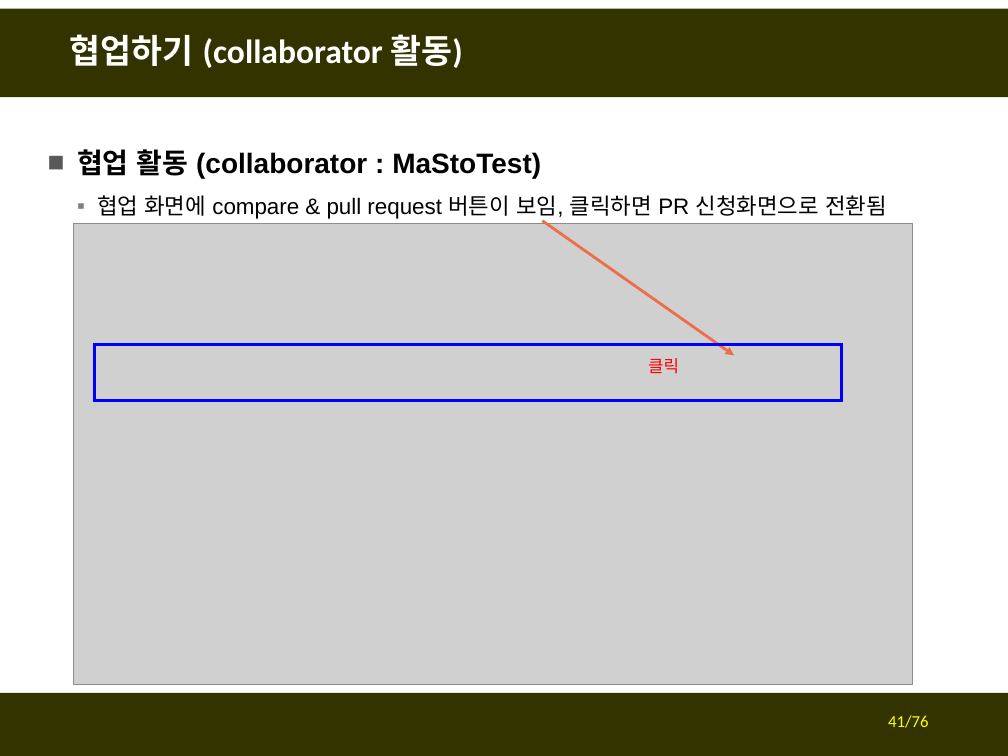
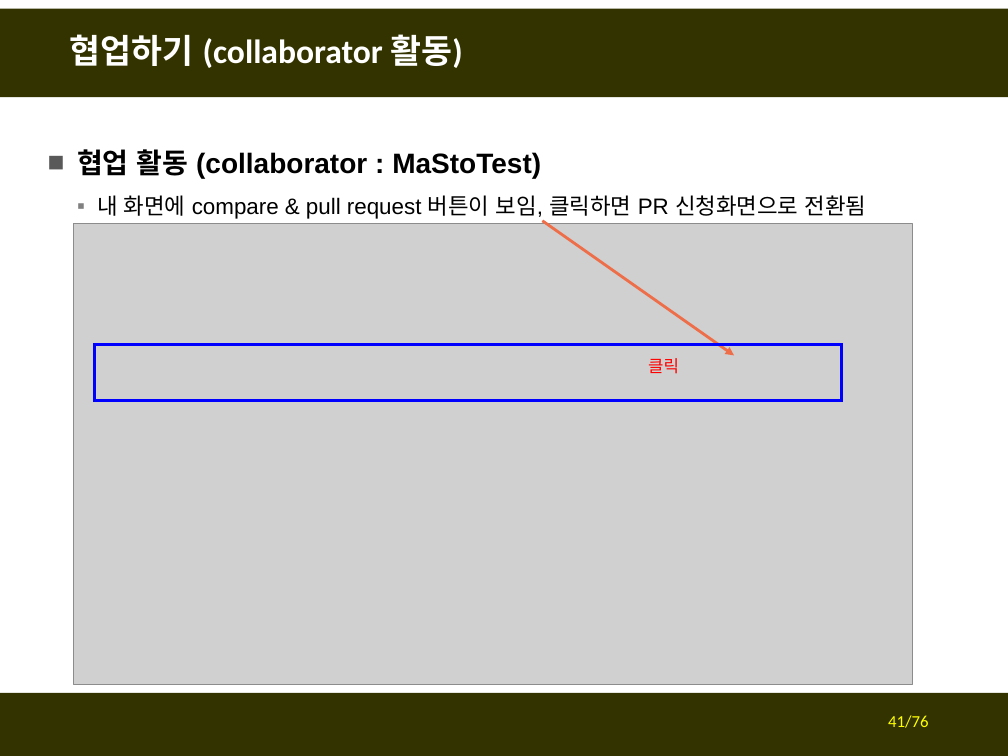
Before and after one commit to fasthill/github-lecture, a slide deck: slide 41 of git및github첫걸음4-협업하기.pptx. Drawn at 1008x756 pixels with LibreOffice and Linux fonts; fonts in the diff are those of the drawing; grey boxes stand for pictures. Boxes give left, top, right and bottom in pixels: in the first picture for what was removed or moved away, otherwise in the second. Text is boxed around its words. In the diff, an @@ line names an element or a change of style, - is before the commit and + after.

```diff
--- a/git및github첫걸음4-협업하기.pptx
+++ b/git및github첫걸음4-협업하기.pptx
@@ text at bbox=[97, 195, 867, 219]: text changed @@
-  ▪ 협업 화면에 compare & pull request 버튼이 보임, 클릭하면 PR 신청화면으로 전환됨
+  ▪ 내 화면에 compare & pull request 버튼이 보임, 클릭하면 PR 신청화면으로 전환됨
```
Also in this commit, not shown: 26 other slides changed, 1 slide added, 2 slides removed.
